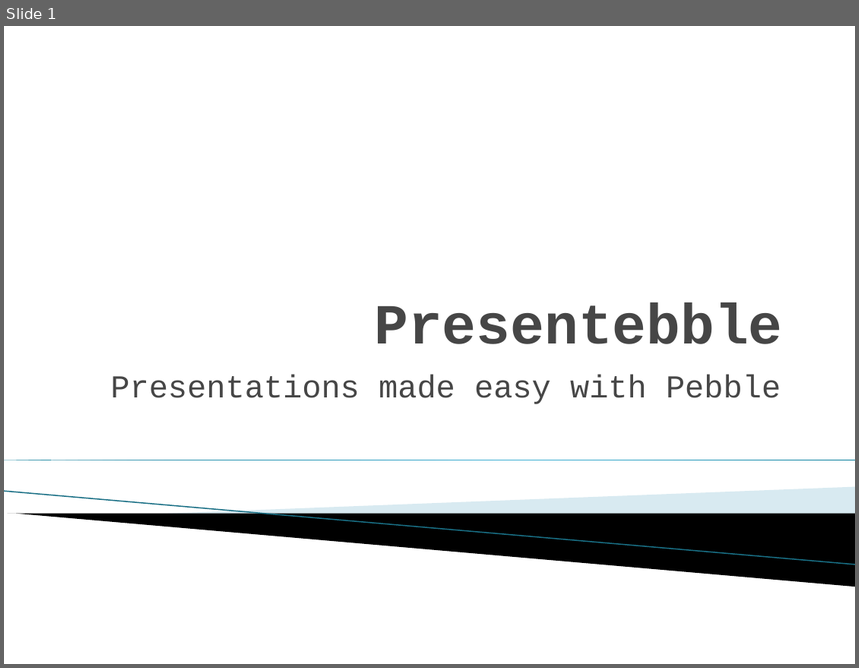
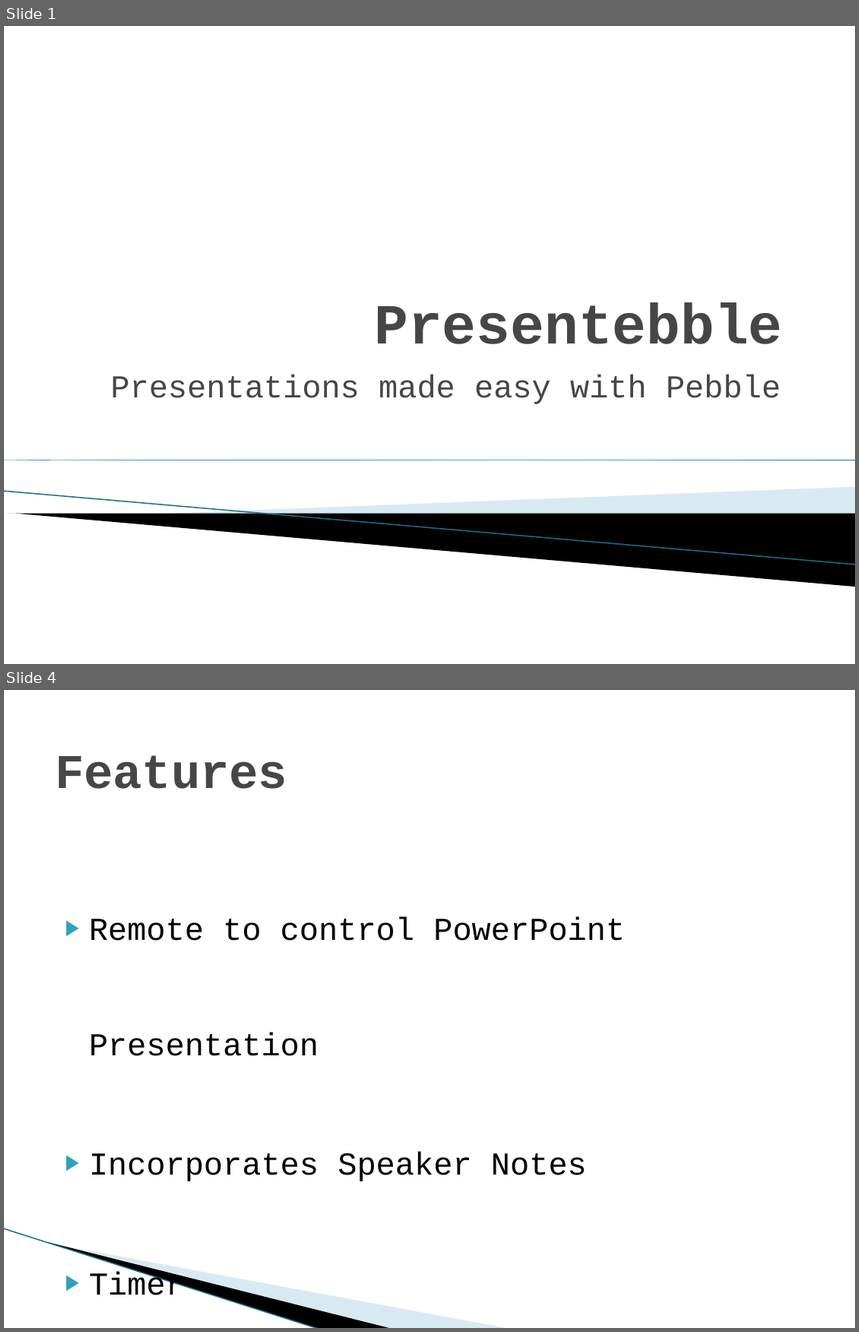
Before and after one commit to Jefftree/pebble_backend, a slide deck: herny.pptx. Shown one above the other, each under a label of ours: slide 1 before the commit, slides 1 and 4 after it; the slides between them are not shown. The pictures are 859x668 and 859x1332 pixels, drawn with LibreOffice and Linux fonts; fonts in the diff are those of the drawing; background and template pictures are left out. Boxes give left, top, right and bottom in pixels: in the first picture for what was removed or moved away, otherwise in the second. Text is boxed around its words. In the diff, an @@ line names an element or a change of style, - is before the commit and + after.

```diff
--- a/herny.pptx
+++ b/herny.pptx
@@ slide 4 added at bbox=[4, 690, 855, 1328], background #FFFFFF @@
@@ title added at bbox=[55, 755, 287, 789], 41 pt, text #464646, bold @@
+Features
@@ text added at bbox=[89, 917, 625, 1182], 27 pt, text #000000 @@
+▶ Remote to control PowerPoint Presentation
+▶ Incorporates Speaker Notes
+▶ Timer
@@ line added from (4, 1229) to (320, 1328), #97C5D8 0.95 pt @@
@@ freeform shape added at bbox=[49, 1243, 393, 1328], fill #000000 @@
@@ freeform shape added at bbox=[51, 1243, 510, 1328], fill #A0CBDC at 40% opacity @@
```
Also in this commit, not shown: 3 other slides added, 5 slides removed, 2 other files.
